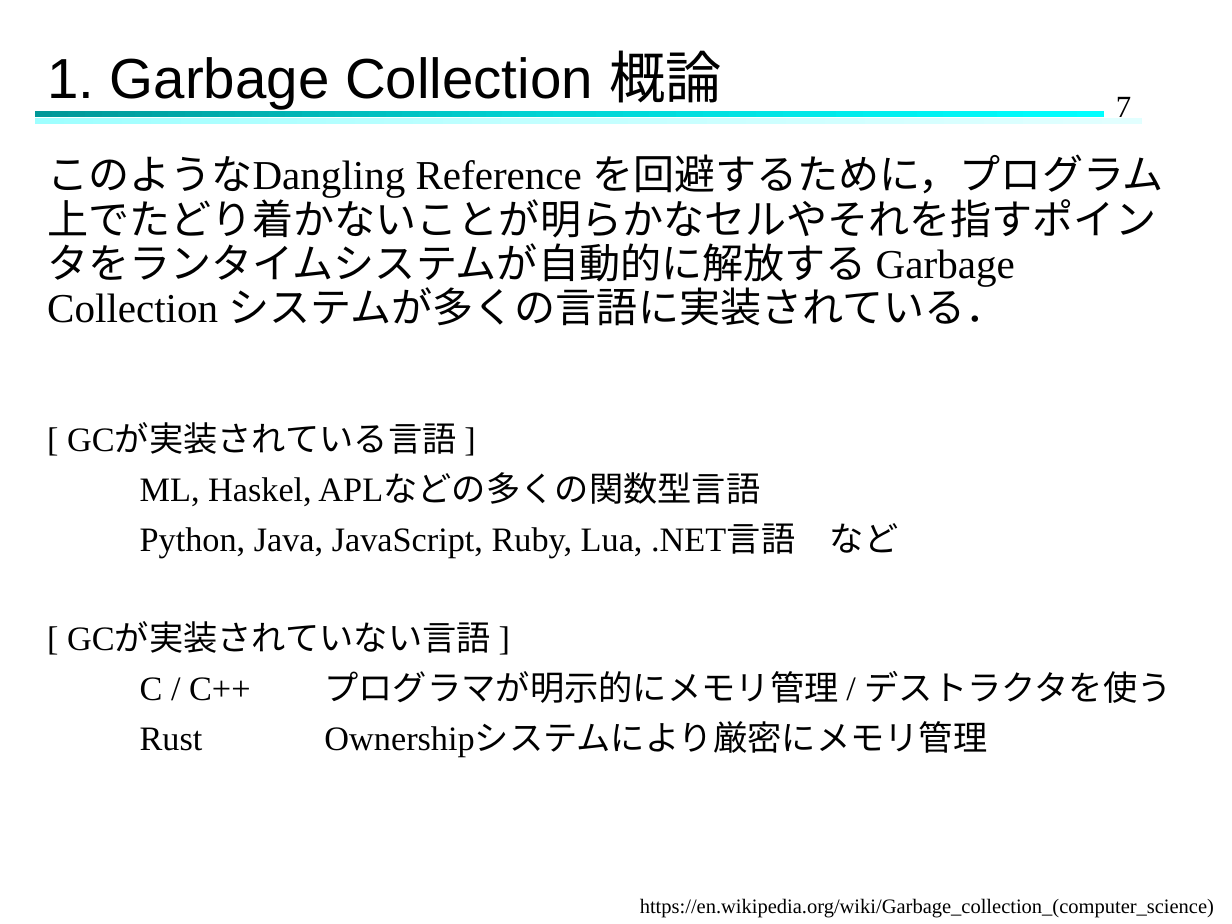
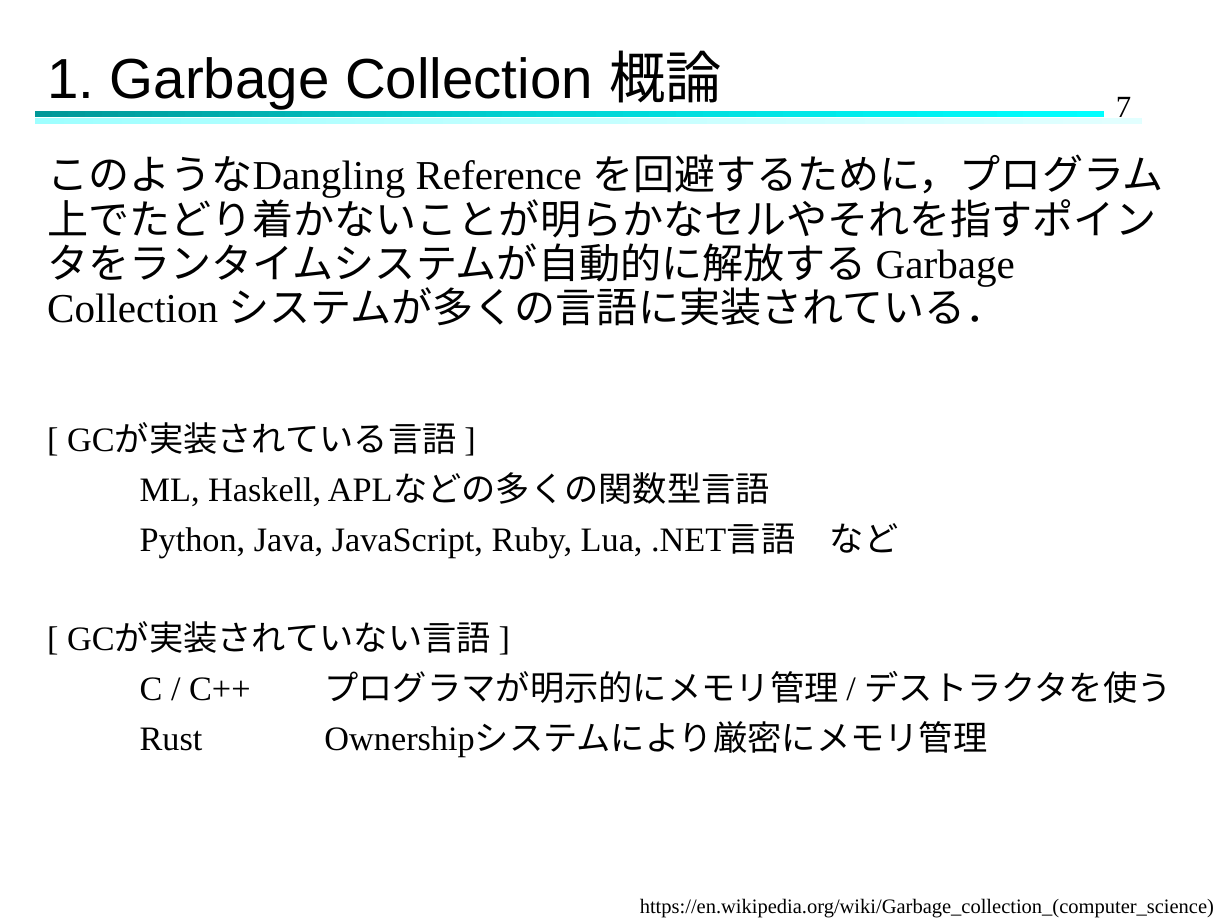
Before and after one commit to Hinata-Mikami/HinataMikami, a slide deck: slide 7 of 研究室関連/ゼミ/2024.11.27ゼミ.pptx. Drawn at 1232x924 pixels with LibreOffice and Linux fonts; fonts in the diff are those of the drawing. Boxes give left, top, right and bottom in pixels: in the first picture for what was removed or moved away, otherwise in the second. Text is boxed around its words. In the diff, an @@ line names an element or a change of style, - is before the commit and + after.

```diff
--- a/研究室関連/ゼミ/2024.11.27ゼミ.pptx
+++ b/研究室関連/ゼミ/2024.11.27ゼミ.pptx
@@ text at bbox=[140, 474, 770, 506]: text changed @@
-ML, Haskel, APLなどの多くの関数型言語
+ML, Haskell, APLなどの多くの関数型言語
```
Also in this commit, not shown: 8 other slides changed, 31 other files.
